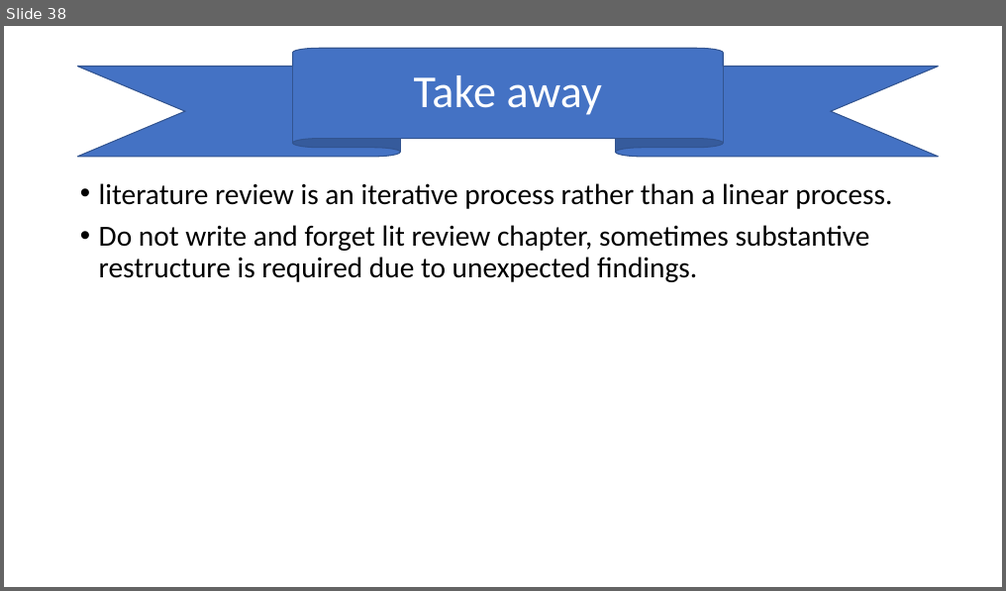
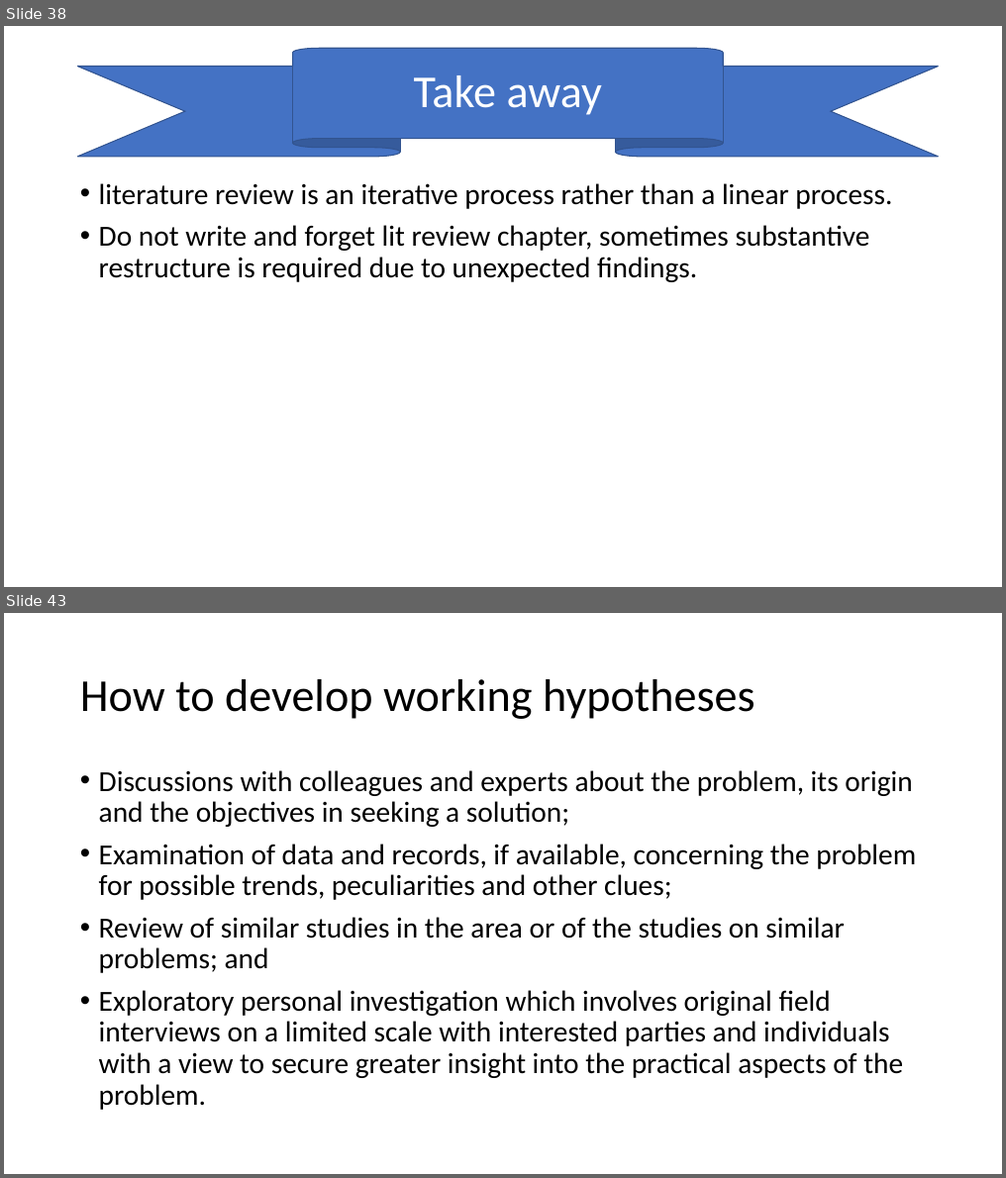
Before and after one commit to dlisbbau/mlis, a slide deck: Vinit-MLIS-104-01-Research Basics.pptx. Shown one above the other, each under a label of ours: slide 38 before the commit, slides 38 and 43 after it; the slides between them are not shown. The pictures are 1006x591 and 1006x1178 pixels, drawn with LibreOffice and Linux fonts; fonts in the diff are those of the drawing. Boxes give left, top, right and bottom in pixels: in the first picture for what was removed or moved away, otherwise in the second. Text is boxed around its words. In the diff, an @@ line names an element or a change of style, - is before the commit and + after.

```diff
--- a/Vinit-MLIS-104-01-Research Basics.pptx
+++ b/Vinit-MLIS-104-01-Research Basics.pptx
@@ slide 43 added at (x1=4, y1=613, x2=1002, y2=1174), background #FFFFFF @@
@@ title added at (x1=80, y1=679, x2=755, y2=719), 44 pt, text #000000 @@
+How to develop working hypotheses
@@ text added at (x1=99, y1=770, x2=916, y2=1110), 28 pt, text #000000 @@
+• Discussions with colleagues and experts about the problem, its origin and the objectives in seeking a solution;
+• Examination of data and records, if available, concerning the problem for possible trends, peculiarities and other clues;
+• Review of similar studies in the area or of the studies on similar problems; and
+• Exploratory personal investigation which involves original field interviews on a limited scale with interested parties and individuals with a view to secure greater insight into the practical aspects of the problem.
```
Also in this commit, not shown: 4 slides changed, 1 other slide added, 1 slide removed.
